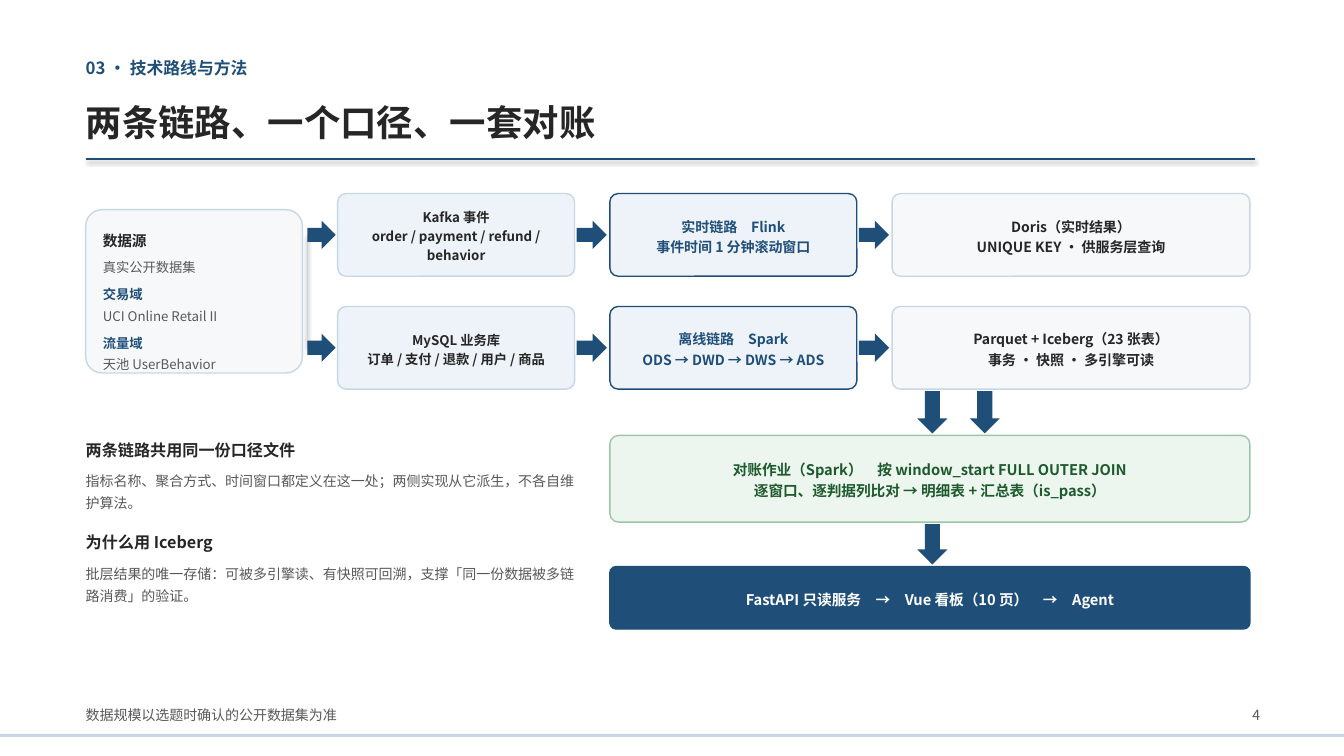
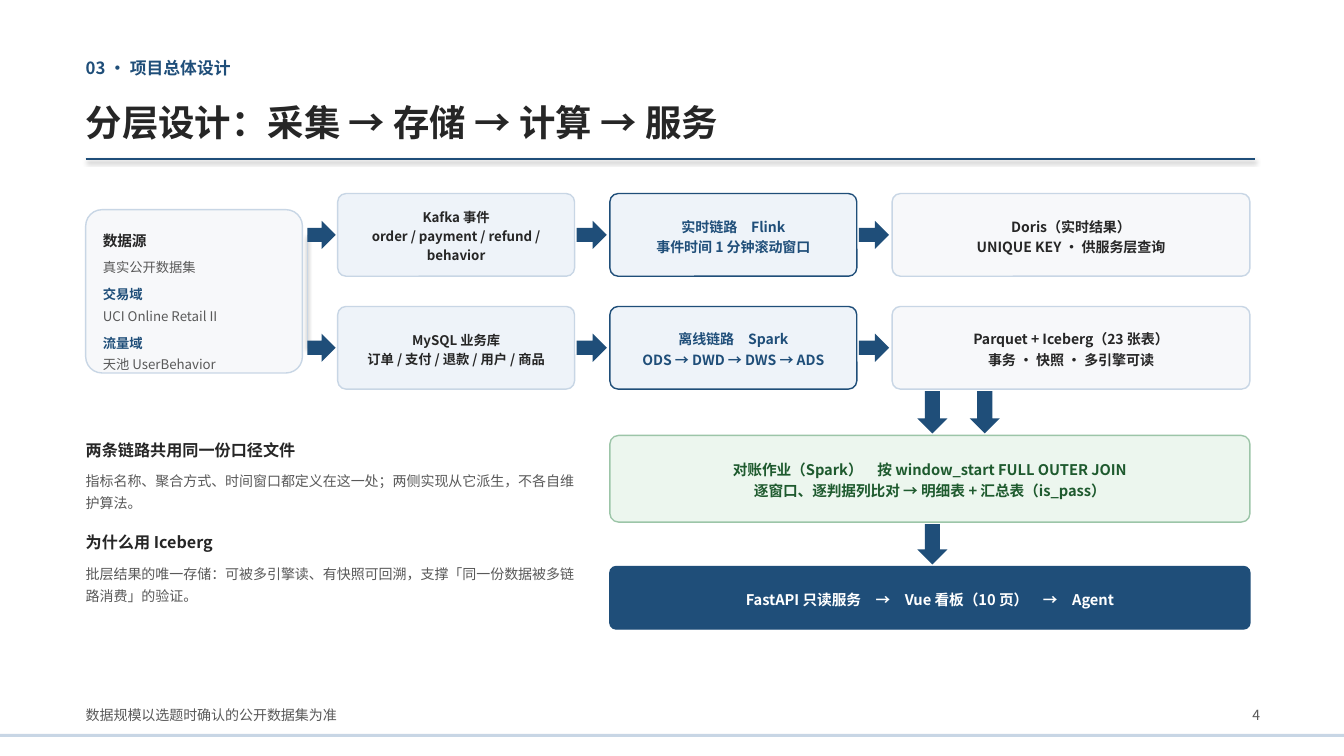
Before and after one commit to suntree-j/dsh-workspace, a slide deck: slide 5 of intelligent-data-platform/docs/thesis/答辩材料/开题答辩_蒋树阳.pptx. Drawn at 1344x756 pixels with LibreOffice and Linux fonts; fonts in the diff are those of the drawing. Boxes give left, top, right and bottom in pixels: in the first picture for what was removed or moved away, otherwise in the second. Text is boxed around its words. In the diff, an @@ line names an element or a change of style, - is before the commit and + after.

Commit message:
docs(defense): 03 章改为项目总体设计与技术选型，讲稿同步改为讲设计不讲指标口径

```diff
--- a/intelligent-data-platform/docs/thesis/答辩材料/开题答辩_蒋树阳.pptx
+++ b/intelligent-data-platform/docs/thesis/答辩材料/开题答辩_蒋树阳.pptx
@@ text at [86, 59, 231, 76]: text changed @@
-03 · 技术路线与方法
+03 · 项目总体设计
@@ text at [86, 105, 718, 140]: text changed @@
-两条链路、一个口径、一套对账
+分层设计：采集 → 存储 → 计算 → 服务
```
Also in this commit, not shown: 1 other slide changed, 1 slide added, 1 slide removed, 2 other files.
